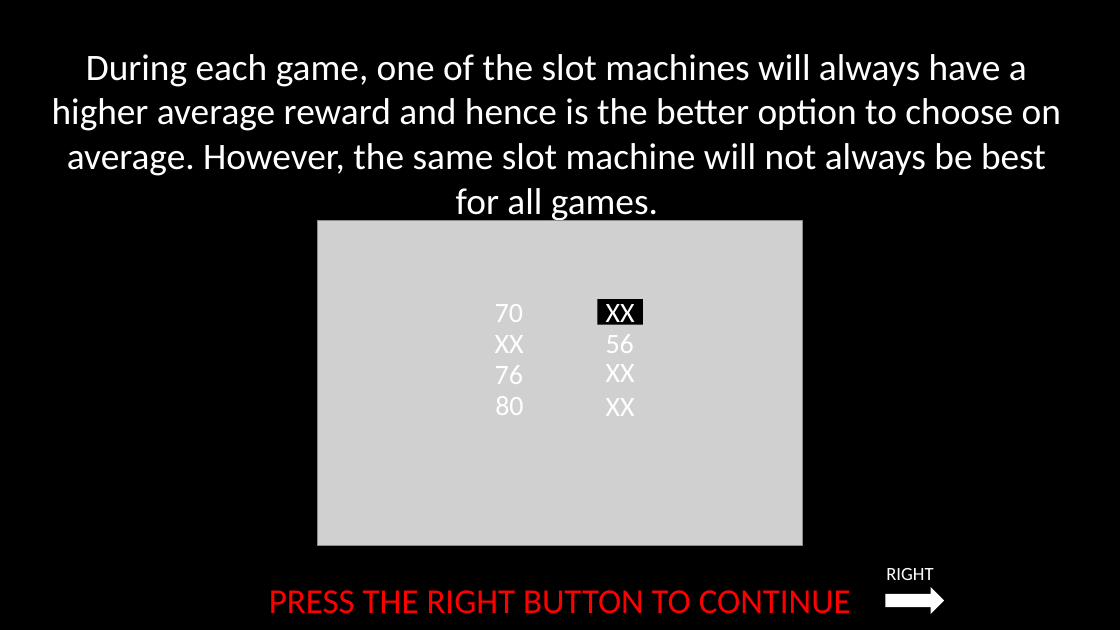
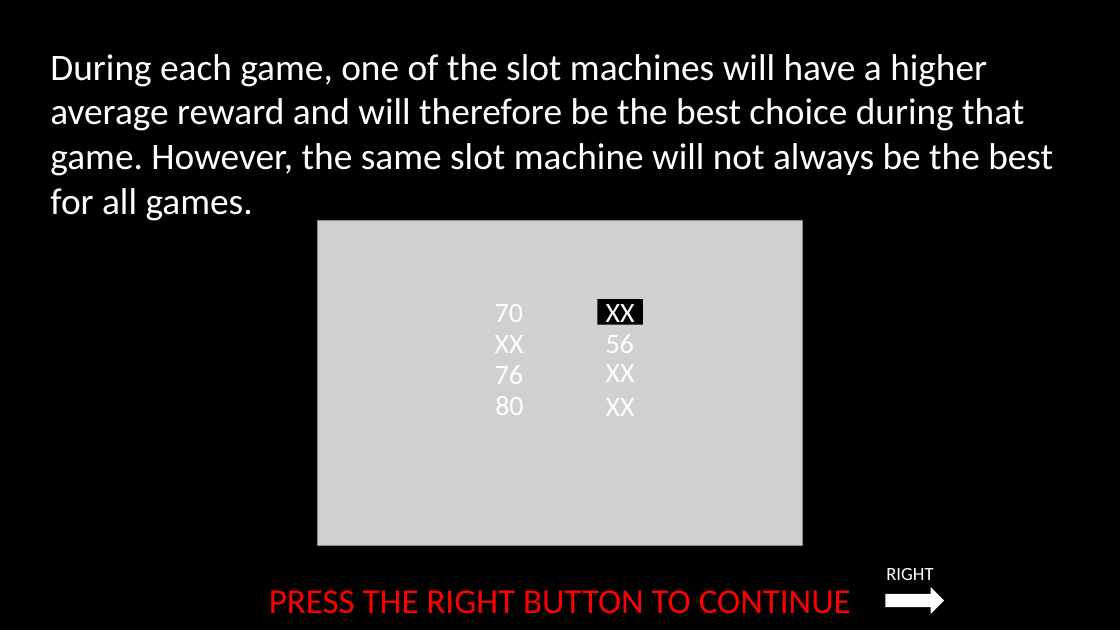
Before and after one commit to laureate-institute-for-brain-research/StimToolOnline, a slide deck: slide 13 of public/js/tasks/horizon/media/horizonInstructions_RSS.pptx. Drawn at 1120x630 pixels with LibreOffice and Linux fonts; fonts in the diff are those of the drawing; grey boxes stand for pictures. Boxes give left, top, right and bottom in pixels: in the first picture for what was removed or moved away, otherwise in the second. Text is boxed around its words. In the diff, an @@ line names an element or a change of style, - is before the commit and + after.

```diff
--- a/public/js/tasks/horizon/media/horizonInstructions_RSS.pptx
+++ b/public/js/tasks/horizon/media/horizonInstructions_RSS.pptx
@@ text at (x1=50, y1=54, x2=1053, y2=221): text changed @@
-During each game, one of the slot machines will always have a higher average reward and hence is the better option to choose on average. However, the same slot machine will not always be best for all games.
+During each game, one of the slot machines will have a higher average reward and will therefore be the best choice during that game. However, the same slot machine will not always be the best for all games.
```
Also in this commit, not shown: 10 other slides changed, 13 other files.
